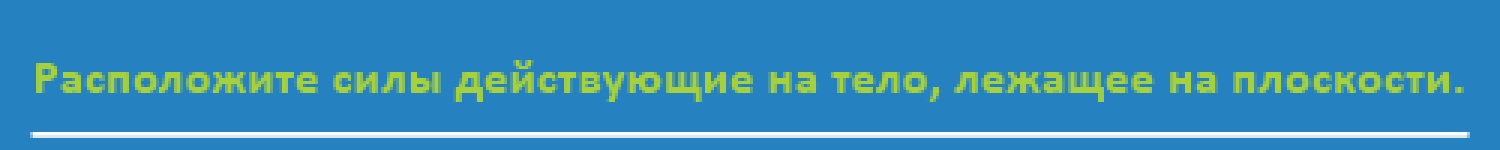
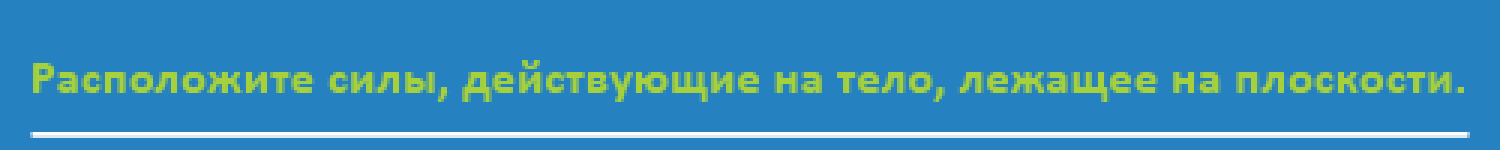
Revision of a layered 1500x150 image; what changed, layer by layer:
renamed "Расположите силы действующие на тело, лежащее на плоскости." to "Расположите силы, действующие на тело, лежащее на плоскости.", painted on it over (33, 60, 1464, 102)
